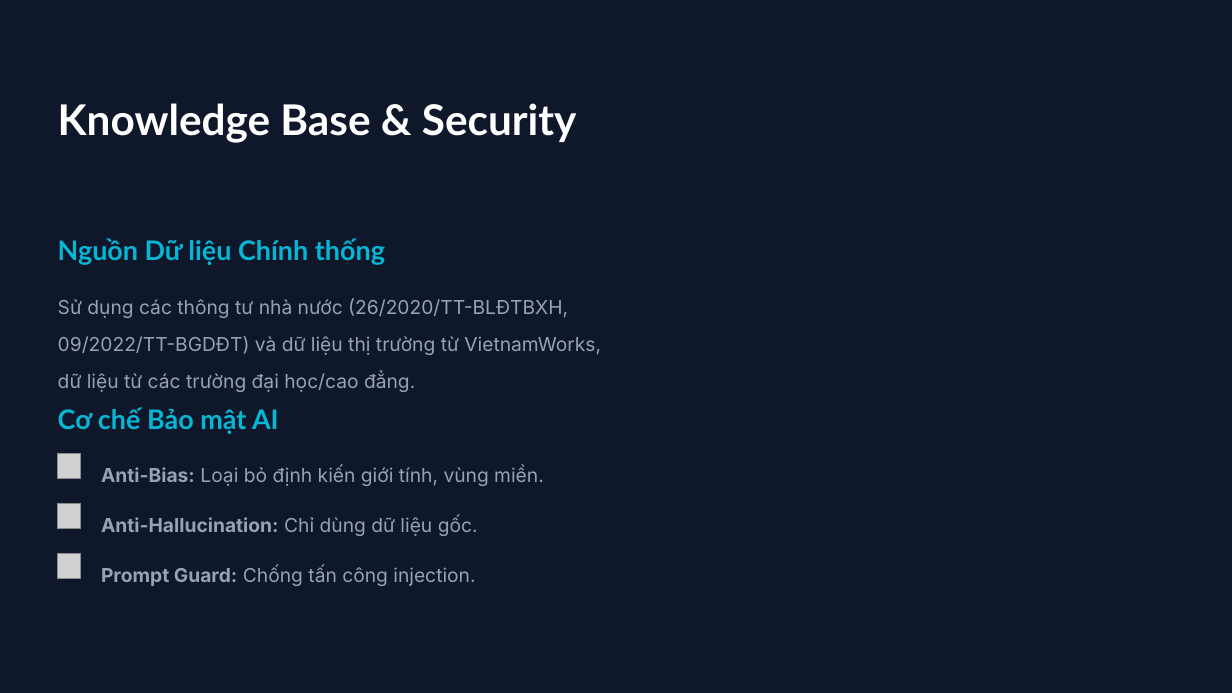
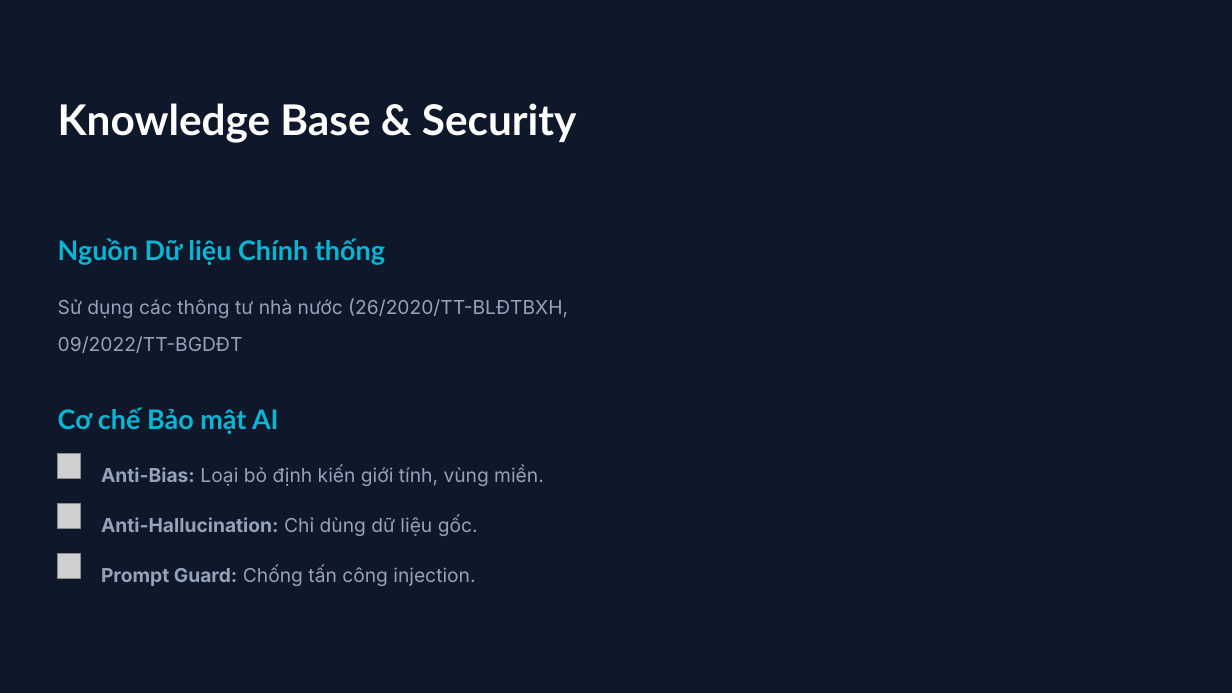
Before and after one commit to dinhsst/ai-powered-career-guidance-system, a slide deck: slide 9 of Hệ thống Tư vấn Hướng nghiệp AI.pptx. Drawn at 1232x693 pixels with LibreOffice and Linux fonts; fonts in the diff are those of the drawing; grey boxes stand for pictures; background and template pictures are left out. Boxes give left, top, right and bottom in pixels: in the first picture for what was removed or moved away, otherwise in the second. Text is boxed around its words. In the diff, an @@ line names an element or a change of style, - is before the commit and + after.

```diff
--- a/Hệ thống Tư vấn Hướng nghiệp AI.pptx
+++ b/Hệ thống Tư vấn Hướng nghiệp AI.pptx
@@ text at bbox=[58, 298, 568, 353]: text changed @@
-Sử dụng các thông tư nhà nước (26/2020/TT-BLĐTBXH, 09/2022/TT-BGDĐT) và dữ liệu thị trường từ VietnamWorks, dữ liệu từ các trường đại học/cao đẳng.
+Sử dụng các thông tư nhà nước (26/2020/TT-BLĐTBXH, 09/2022/TT-BGDĐT
```
Also in this commit, not shown: 5 other slides changed, 3 other files.
